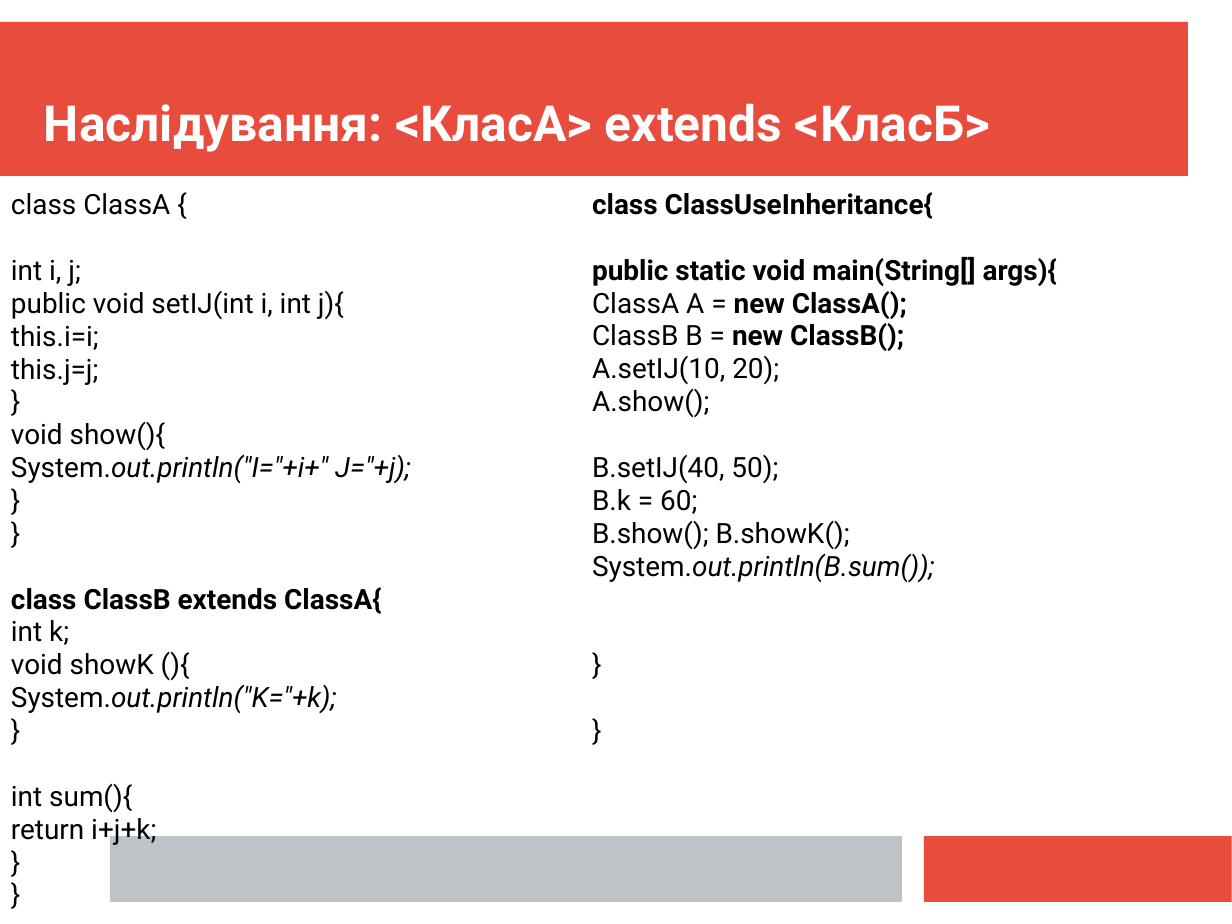
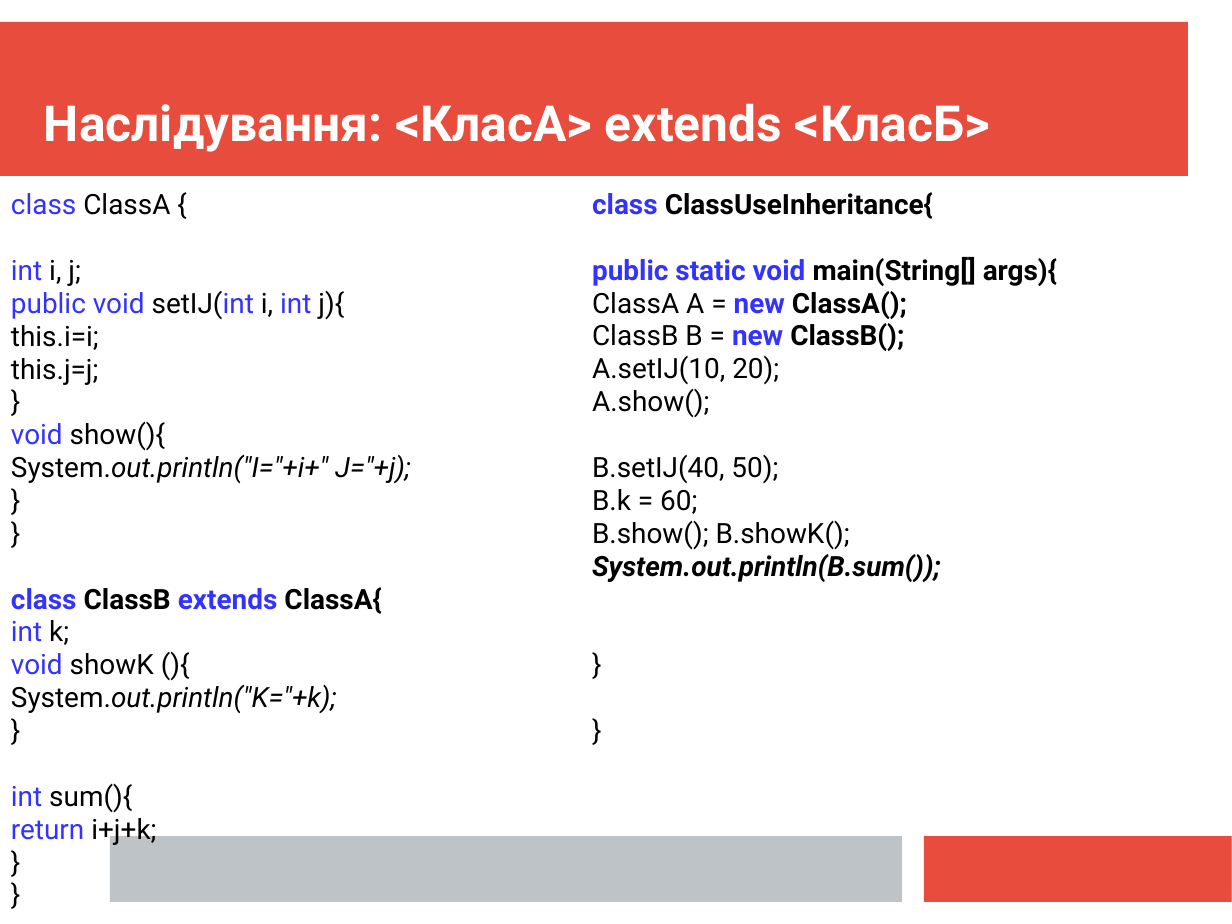
Before and after one commit to mecchmatProjects/JavaCourse, a slide deck: slide 5 of L03_OOP_Inher/JavaTutorUkr3oop.ppt. Drawn at 1232x924 pixels with LibreOffice and Linux fonts; fonts in the diff are those of the drawing. Boxes give left, top, right and bottom in pixels: in the first picture for what was removed or moved away, otherwise in the second. Text is boxed around its words. In the diff, an @@ line names an element or a change of style, - is before the commit and + after.

```diff
--- a/L03_OOP_Inher/JavaTutorUkr3oop.ppt
+++ b/L03_OOP_Inher/JavaTutorUkr3oop.ppt
@@ text "class ClassA {" at bbox=[11, 193, 411, 846]: text colour #000000 to #3333FF in "class", "int", "public void setIJ(int int", "void" and 5 more places @@
@@ text "class ClassUseInheritance{" at bbox=[592, 192, 1057, 582]: text colour #000000 to #3333FF in "class", "public static void", "new", "new"; bold on, italic on in "System.out.println(B.sum());" @@
```
Also in this commit, not shown: 13 other slides changed, 1 other file.
